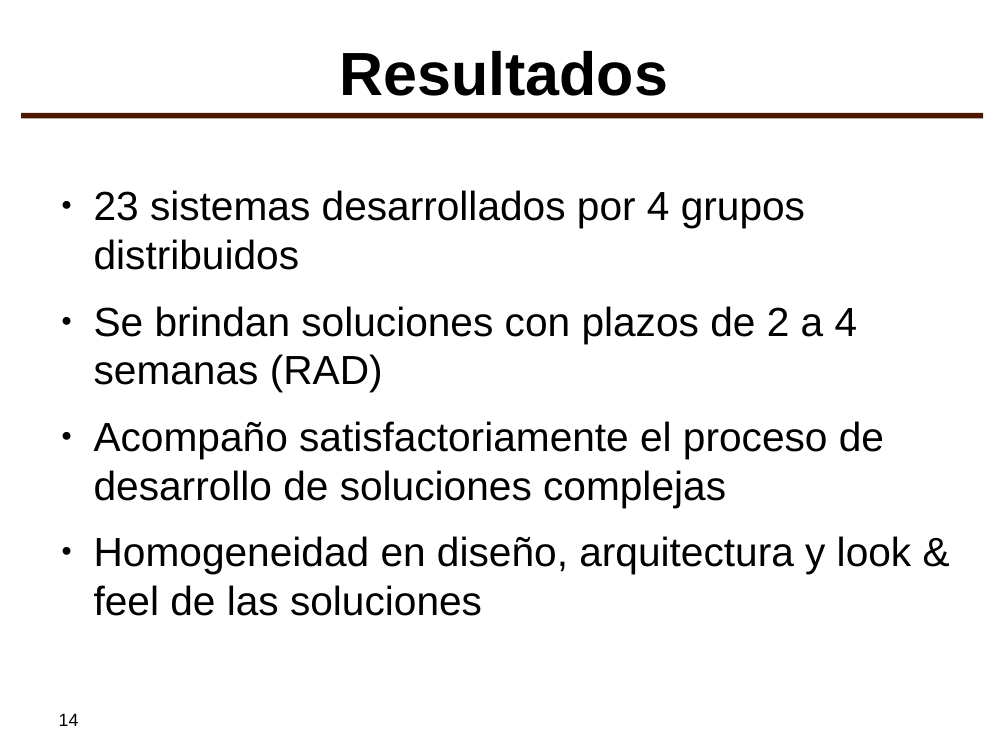
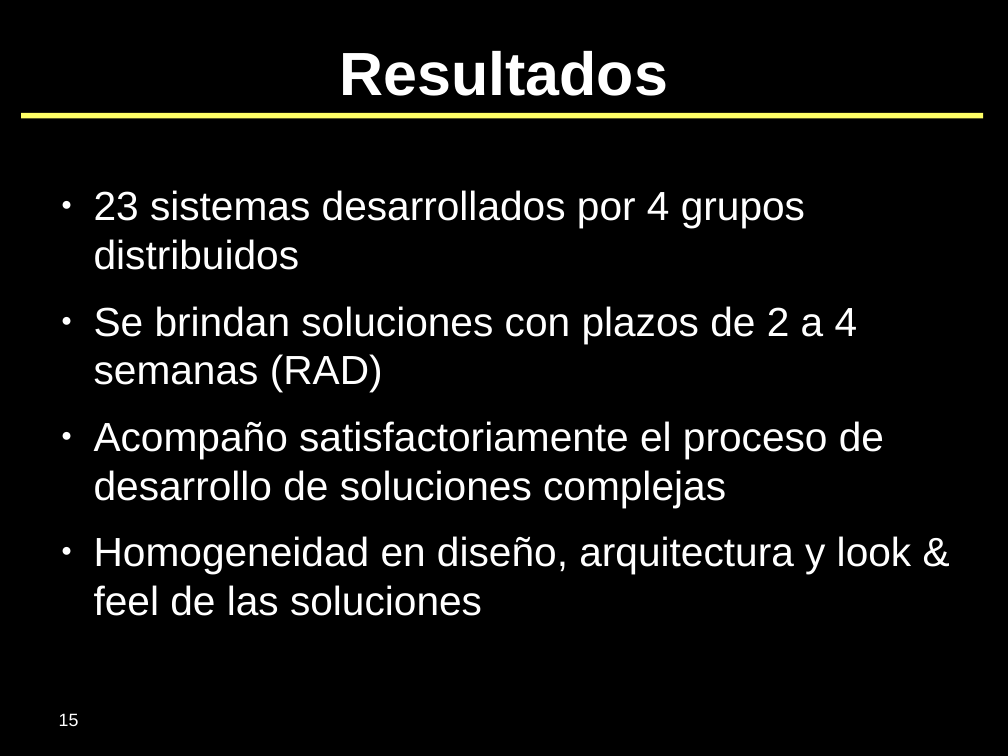
Before and after one commit to SIU-Toba/framework, a slide deck: slide 15 of doc/presentaciones/2007 - CafeConf.odp (slide 14 before the commit). Drawn at 1008x756 pixels with LibreOffice and Linux fonts; fonts in the diff are those of the drawing; background and template pictures are left out. Boxes give left, top, right and bottom in pixels: in the first picture for what was removed or moved away, otherwise in the second. Text is boxed around its words. In the diff, an @@ line names an element or a change of style, - is before the commit and + after.

```diff
--- a/doc/presentaciones/2007 - CafeConf.odp
+++ b/doc/presentaciones/2007 - CafeConf.odp
@@ background #FFFFFF to #000000 @@
@@ title "Resultados" at box(340, 51, 668, 96): text colour #000000 to #FFFFFF @@
@@ line (21, 115) - (983, 115): stroke #4C1900 4.31 pt to #FFFF66 4.31 pt @@
@@ text "23 sistemas desarrollados por 4 ..." at box(94, 190, 912, 616): text colour #000000 to #FFFFFF; bullet colour #000000 to #FFFFFF @@
@@ page number at box(59, 713, 79, 726): text changed; text colour #000000 to #FFFFFF @@
-14
+15
```
Also in this commit, not shown: 15 other slides changed, 1 slide added, 3 other files.
